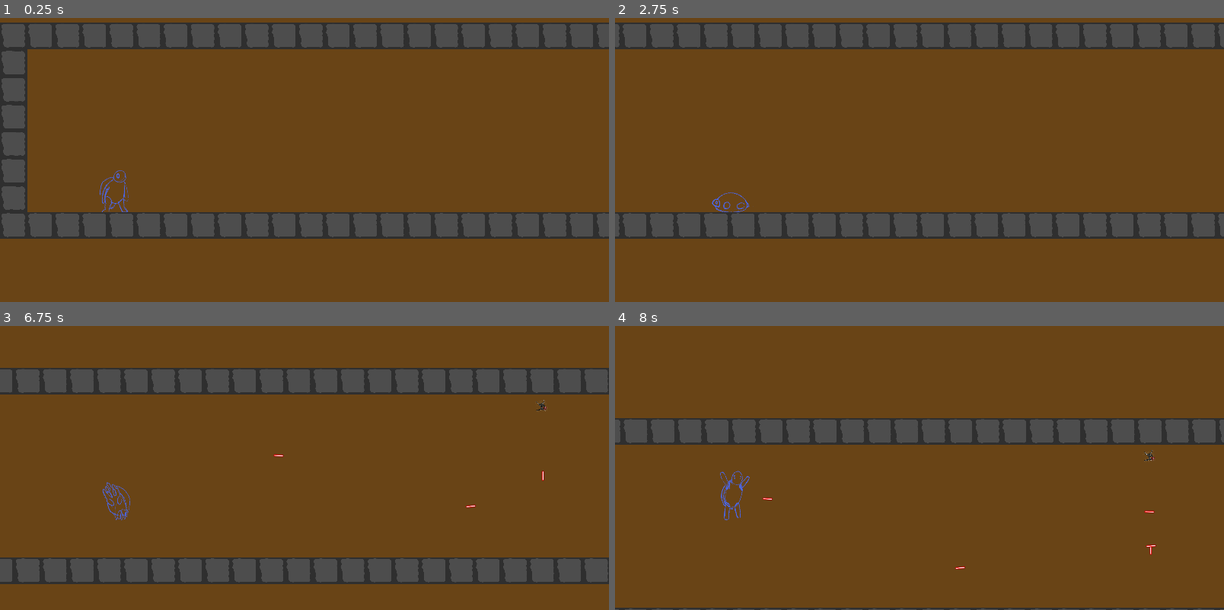
Above: before the commit, frames 1-4 (two rows, left to right).
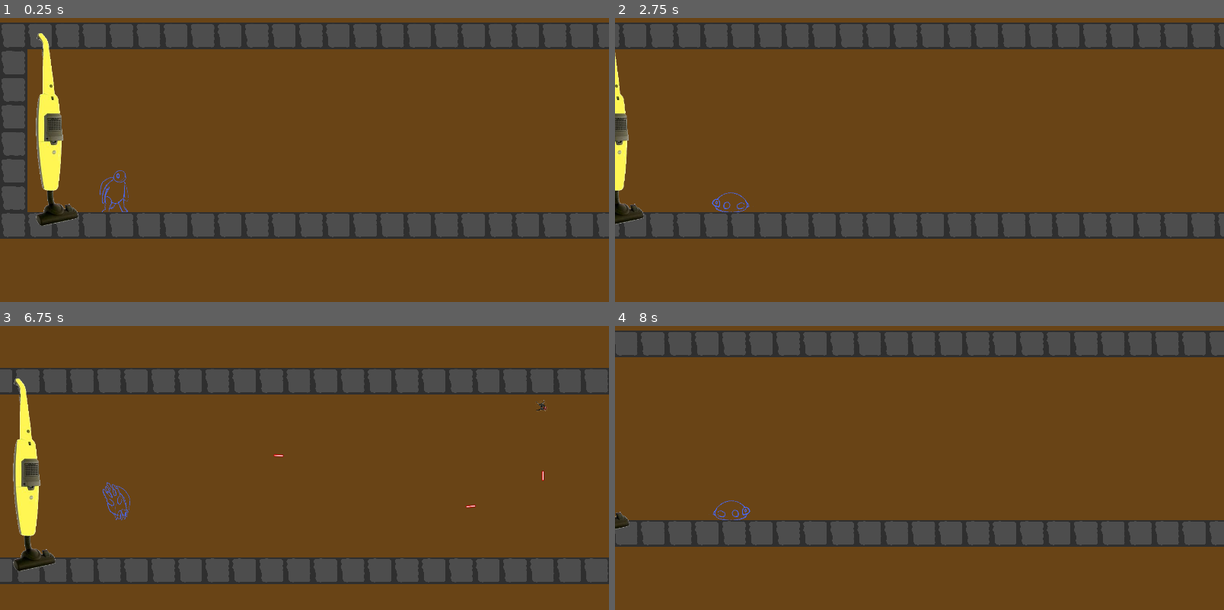
Above: after the commit, the same moments.

Repository: isterkvarn/operation_shell_shock
Game: Godot game, scene res://levels/demo_level.tscn
Two runs of this game, one before a commit and one after it. Both use one fixed random seed, a clock stepped at 60 frames per second and the inputs below.
Inputs:
- Up to frame 1 (0.25 s): no input
- Up to frame 2 (2.75 s): hold D (ss_right) 0.53-2.03 s; tap J (switch_state) at 0.6, 1.35, 2.1 s; tap W (ss_jump) at 0.77, 1.52 s; hold A (ss_left) from 2.03 s (still down)
- Up to frame 3 (6.75 s): release A (ss_left) at 2.78 s; hold D (ss_right) 2.78-4.28 s; tap J (switch_state) every 0.75 s from 2.85 to 6.6 s; tap W (ss_jump) at 3.02, 3.77, 4.52, 6.02 s; hold A (ss_left) 4.28-5.03 s; hold D (ss_right) 5.03-5.78 s; hold A (ss_left) from 5.78 s (still down)
- Up to frame 4 (8 s): tap W (ss_jump) at 6.77, 7.52 s; release A (ss_left) at 7.28 s; hold D (ss_right) from 7.28 s (still down); tap J (switch_state) at 7.35 s

The runs differ from the first frame. In frame 1, 2.0% of the frame differs, in the area x 5-13%, y 5-74%; in frame 2, 1.0%; in frame 3, 2.0%; in frame 4, 29%, in the area x 0-100%, y 1-100%.

Commit message:
Added a death wall

Diff:
--- /dev/null
+++ b/death_wall/death_wall.gd
@@ -0,0 +1,17 @@
+extends Area2D
+
+@export var speed: float = 5.0
+
+# Called when the node enters the scene tree for the first time.
+func _ready():
+	pass # Replace with function body.
+
+
+# Called every frame. 'delta' is the elapsed time since the previous frame.
+func _process(delta):
+	position.x += speed
+
+
+func _on_body_entered(body):
+	if body.is_in_group("player"):
+		body.on_death_wall_collision()
--- /dev/null
+++ b/death_wall/death_wall.tscn
@@ -0,0 +1,21 @@
+[gd_scene load_steps=4 format=3 uid="uid://rufm4nojtjd7"]
+
+[ext_resource type="Texture2D" uid="uid://c1fm6yticyf1u" path="res://death_wall/death_wall.png" id="1_6axbw"]
+[ext_resource type="Script" path="res://death_wall/death_wall.gd" id="1_6py5s"]
+
+[sub_resource type="RectangleShape2D" id="RectangleShape2D_rnvpk"]
+size = Vector2(237, 176.1)
+
+[node name="DeathWall" type="Area2D"]
+script = ExtResource("1_6py5s")
+
+[node name="CollisionShape2D" type="CollisionShape2D" parent="."]
+position = Vector2(-24.5, -3.49994)
+scale = Vector2(1, 10)
+shape = SubResource("RectangleShape2D_rnvpk")
+
+[node name="Sprite2D" type="Sprite2D" parent="."]
+scale = Vector2(4, 4)
+texture = ExtResource("1_6axbw")
+
+[connection signal="body_entered" from="." to="." method="_on_body_entered"]
--- a/levels/demo_level.tscn
+++ b/levels/demo_level.tscn
@@ -1,8 +1,9 @@
-[gd_scene load_steps=4 format=3 uid="uid://2u2cdsx2bifi"]
+[gd_scene load_steps=5 format=3 uid="uid://2u2cdsx2bifi"]
 
 [ext_resource type="PackedScene" uid="uid://dgqbp3gw4ud44" path="res://player/player.tscn" id="1_jjy5y"]
 [ext_resource type="PackedScene" uid="uid://vy8vlwm3i6wm" path="res://tilemap/demo_tile_map.tscn" id="2_0e213"]
 [ext_resource type="PackedScene" uid="uid://cdvwoinmougxm" path="res://turret/turret.tscn" id="3_w31rn"]
+[ext_resource type="PackedScene" uid="uid://rufm4nojtjd7" path="res://death_wall/death_wall.tscn" id="4_w7pqe"]
 
 [node name="DemoLevel" type="Node2D"]
 
@@ -118,3 +119,6 @@
 [node name="Turret3" parent="Turrets/Obs4" instance=ExtResource("3_w31rn")]
 position = Vector2(3458, 540)
 mode = 0
+
+[node name="DeathWall" parent="." instance=ExtResource("4_w7pqe")]
+position = Vector2(419, 492)
--- a/player/player.gd
+++ b/player/player.gd
@@ -79,7 +79,14 @@
 
 func hit_by_bullet():
 	if not _is_in_shell:
-		get_tree().reload_current_scene()
+		_die()
+
+func on_death_wall_collision():
+	_die()
+
+func _die():
+	get_tree().reload_current_scene()
+
 
 func update_sprite():
 
Binary file added: death_wall/death_wall.png
Not shown, added: death_wall/death_wall.png.import
